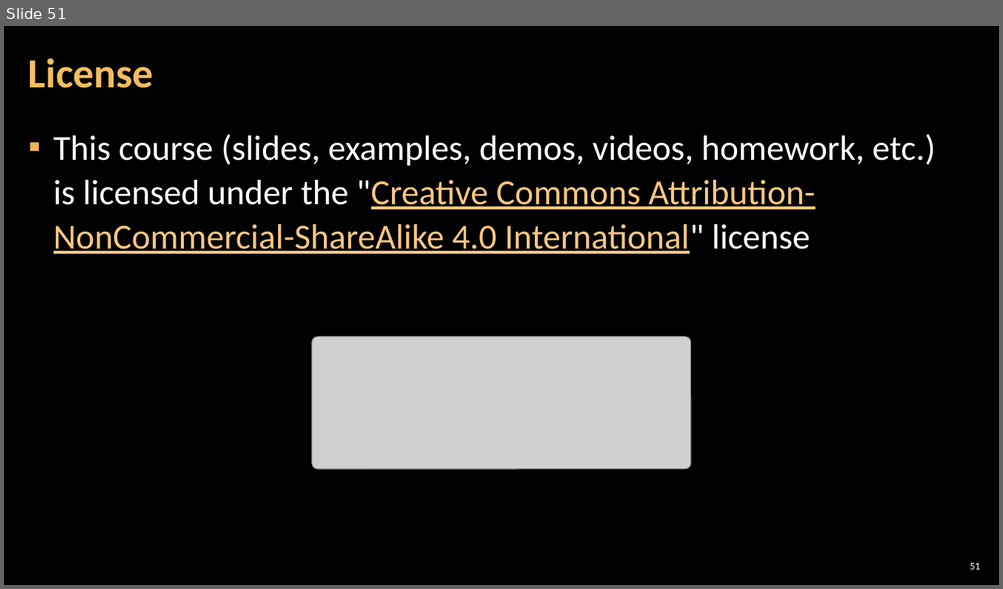
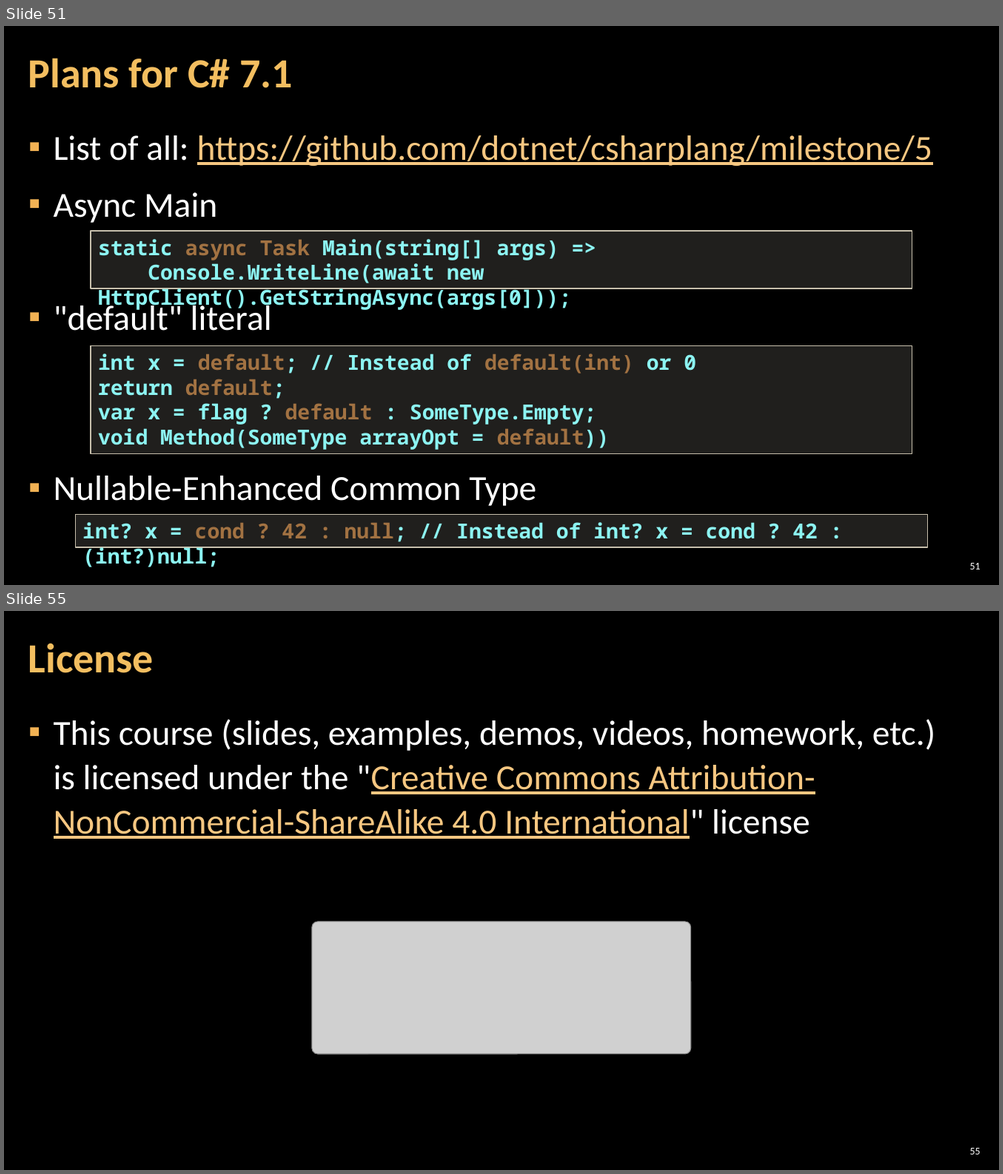
Before and after one commit to NikolayIT/CSharp-New-Features, a slide deck: docs/What is new in CSharp 6.0 and 7.0.pptx. Shown one above the other, each under a label of ours: slide 51 before the commit, slides 51 and 55 after it; the slides between them are not shown. The pictures are 1003x589 and 1003x1174 pixels, drawn with LibreOffice and Linux fonts; fonts in the diff are those of the drawing; grey boxes stand for pictures; background and template pictures are left out. Boxes give left, top, right and bottom in pixels: in the first picture for what was removed or moved away, otherwise in the second. Text is boxed around its words. In the diff, an @@ line names an element or a change of style, - is before the commit and + after.

```diff
--- a/docs/What is new in CSharp 6.0 and 7.0.pptx
+++ b/docs/What is new in CSharp 6.0 and 7.0.pptx
@@ slide 51 added at bbox=[4, 26, 999, 585], background picture (left out) @@
@@ title added at bbox=[28, 58, 293, 88], 40 pt, text #F3BE60, bold @@
+Plans for C# 7.1
@@ text added at bbox=[54, 136, 932, 506], 34 pt, text #FFFFFF @@
+▪ List of all: https://github.com/dotnet/csharplang/milestone/5
+▪ Async Main
+▪ "default" literal
+▪ Nullable-Enhanced Common Type
@@ rectangle added at bbox=[91, 231, 911, 289], fill #D9D5C7 at 15% opacity, outline #C7BFAC 1 pt, 20 pt, text #8CF4F2, bold @@
+static async Task Main(string[] args) =>
+Console.WriteLine(await new HttpClient().GetStringAsync(args[0]));
@@ rectangle added at bbox=[91, 346, 911, 454], fill #D9D5C7 at 15% opacity, outline #C7BFAC 1 pt, 20 pt, text #8CF4F2, bold @@
+int x = default; // Instead of default(int) or 0
+return default;
+var x = flag ? default : SomeType.Empty;
+void Method(SomeType arrayOpt = default))
@@ rectangle added at bbox=[76, 515, 928, 548], fill #D9D5C7 at 15% opacity, outline #C7BFAC 1 pt, 20 pt, text #8CF4F2, bold @@
+int? x = cond ? 42 : null; // Instead of int? x = cond ? 42 : (int?)null;
@@ page number added at bbox=[970, 563, 980, 570], 10 pt, text #FFFFFF @@
+51
@@ what was slide 51 is now slide 55 @@
@@ page number at bbox=[970, 1148, 980, 1155]: text changed @@
-51
+55
```
Also in this commit, not shown: 5 slides changed, 3 other slides added.
